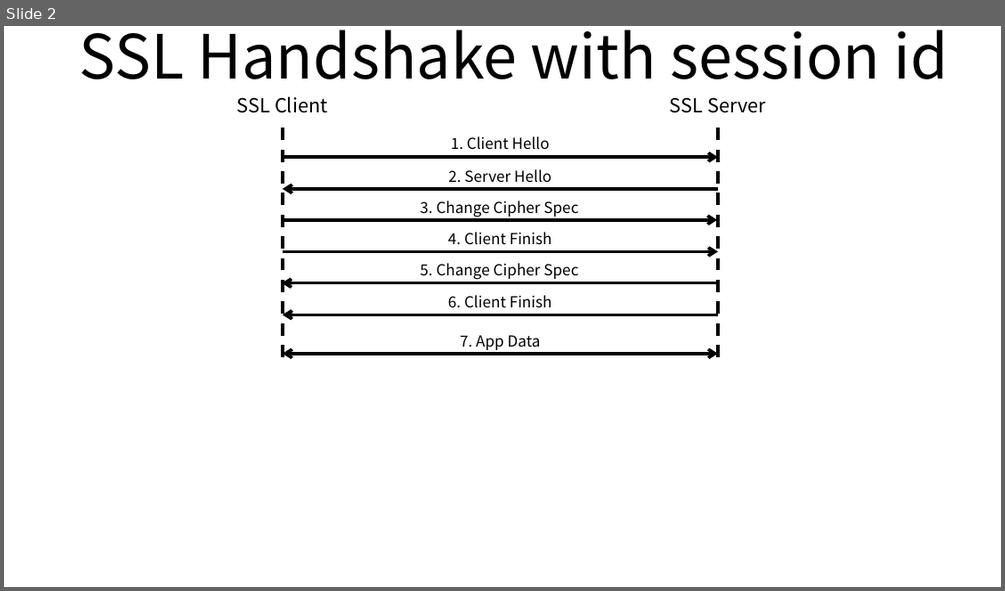
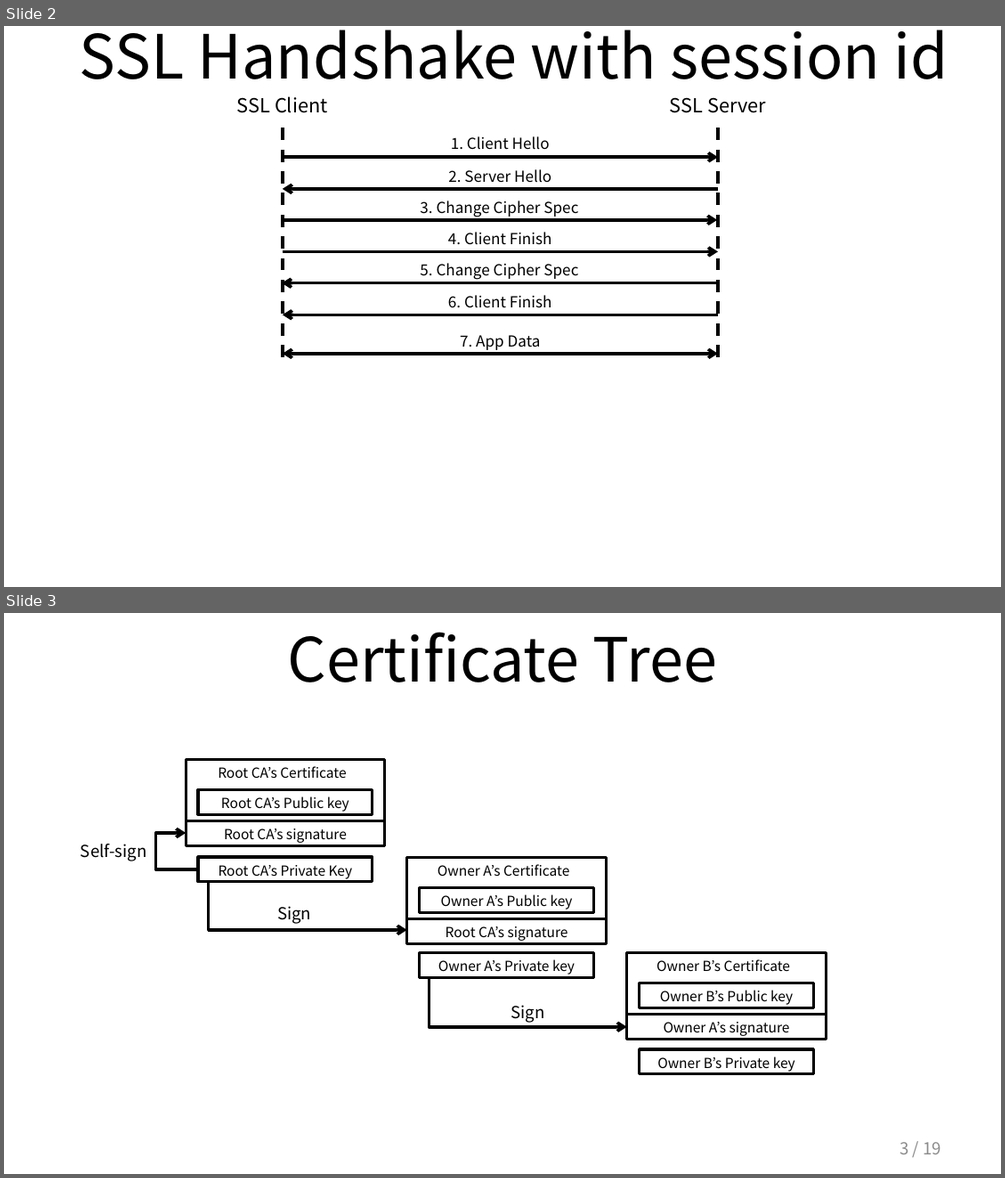
Before and after one commit to ssup2/blog-old, a slide deck: images/theory_analysis/SSL,TLS/SSL,TLS.pptx. Shown one above the other, each under a label of ours: slide 2 before the commit, slides 2 and 3 after it. The pictures are 1005x591 and 1005x1178 pixels, drawn with LibreOffice and Linux fonts; fonts in the diff are those of the drawing. Boxes give left, top, right and bottom in pixels: in the first picture for what was removed or moved away, otherwise in the second. Text is boxed around its words. In the diff, an @@ line names an element or a change of style, - is before the commit and + after.

```diff
--- a/images/theory_analysis/SSL,TLS/SSL,TLS.pptx
+++ b/images/theory_analysis/SSL,TLS/SSL,TLS.pptx
@@ slide 3 added at <box>4,613,1001,1174</box>, background #FFFFFF @@
@@ title added at <box>287,632,717,682</box>, 44 pt, text #000000 @@
+Certificate Tree
@@ rectangle added at <box>186,760,385,821</box>, fill #FFFFFF, outline #000000 2 pt, 10 pt, text #000000 @@
+Root CA’s Certificate
@@ rectangle added at <box>198,789,372,814</box>, fill #FFFFFF, outline #000000 2 pt, 10 pt, text #000000 @@
+Root CA’s Public key
@@ rectangle added at <box>186,821,385,846</box>, fill #FFFFFF, outline #000000 2 pt, 10 pt, text #000000 @@
+Root CA’s signature
@@ text added at <box>81,844,147,861</box>, 12 pt, text #000000 @@
+Self-sign
@@ freeform shape added at <box>155,834,203,870</box>, outline #000000 2.25 pt @@
@@ rectangle added at <box>198,857,372,882</box>, fill #FFFFFF, outline #000000 2 pt, 10 pt, text #000000 @@
+Root CA’s Private Key
@@ rectangle added at <box>406,857,606,919</box>, fill #FFFFFF, outline #000000 2 pt, 10 pt, text #000000 @@
+Owner A’s Certificate
@@ freeform shape added at <box>209,882,406,930</box>, outline #000000 2.25 pt @@
@@ text added at <box>277,906,311,924</box>, 12 pt, text #000000 @@
+Sign
@@ rectangle added at <box>420,888,594,913</box>, fill #FFFFFF, outline #000000 2 pt, 10 pt, text #000000 @@
+Owner A’s Public key
@@ rectangle added at <box>406,919,606,944</box>, fill #FFFFFF, outline #000000 2 pt, 10 pt, text #000000 @@
+Root CA’s signature
@@ rectangle added at <box>420,953,594,978</box>, fill #FFFFFF, outline #000000 2 pt, 10 pt, text #000000 @@
+Owner A’s Private key
@@ rectangle added at <box>627,953,826,1014</box>, fill #FFFFFF, outline #000000 2 pt, 10 pt, text #000000 @@
+Owner B’s Certificate
@@ freeform shape added at <box>429,978,626,1027</box>, outline #000000 2.25 pt @@
@@ rectangle added at <box>639,983,813,1008</box>, fill #FFFFFF, outline #000000 2 pt, 10 pt, text #000000 @@
+Owner B’s Public key
@@ text added at <box>510,1005,544,1022</box>, 12 pt, text #000000 @@
+Sign
@@ rectangle added at <box>627,1014,826,1039</box>, fill #FFFFFF, outline #000000 2 pt, 10 pt, text #000000 @@
+Owner A’s signature
@@ rectangle added at <box>639,1050,813,1075</box>, fill #FFFFFF, outline #000000 2 pt, 10 pt, text #000000 @@
+Owner B’s Private key
@@ page number added at <box>899,1142,941,1154</box>, 12 pt, text #8C8C8C @@
+3 / 19
```
Also in this commit, not shown: 2 other files.
